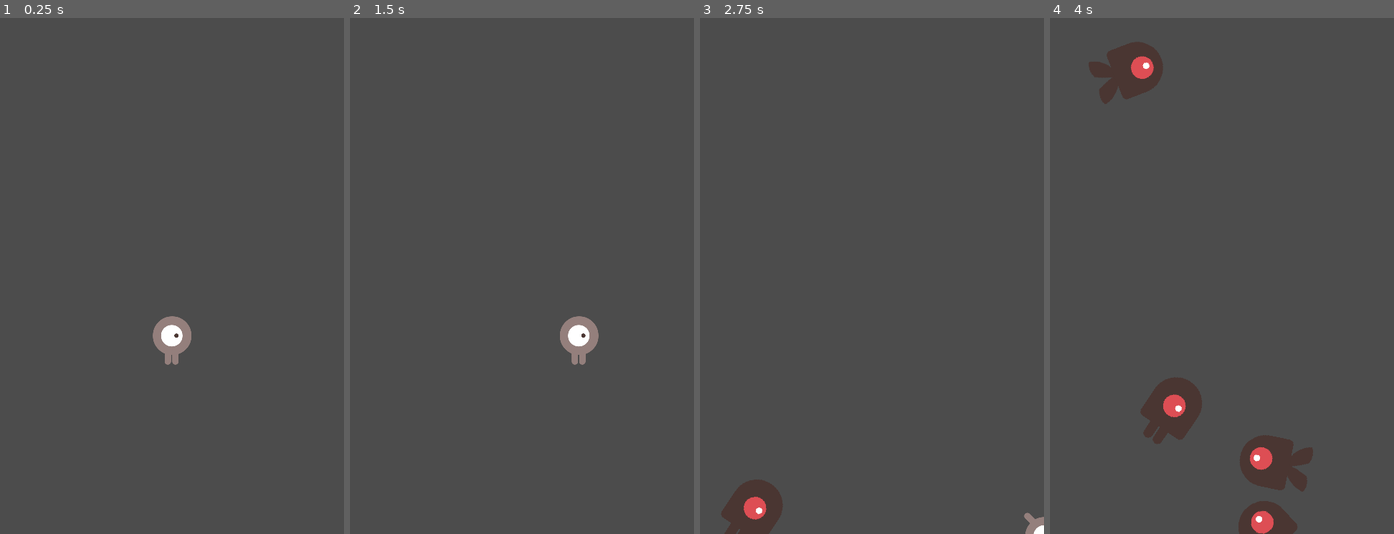
Above: before the commit, frames 1-4 (left to right).
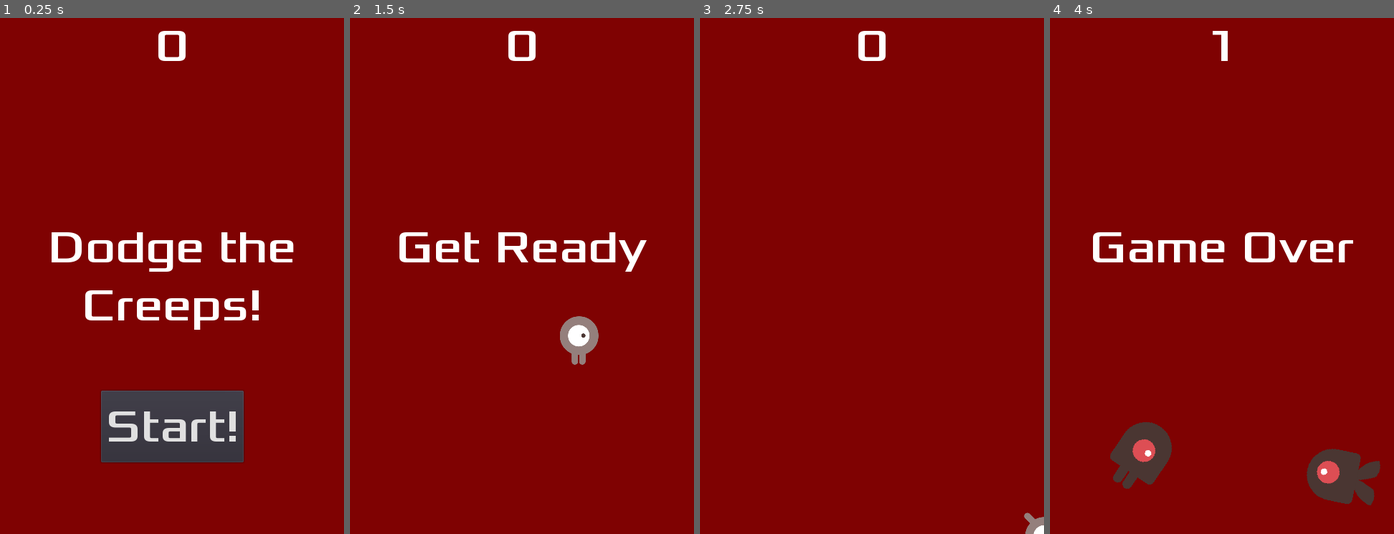
Above: after the commit, the same moments.

Repository: 44351-w23/godot-tutorial-neloe
Game: Godot game, scene res://Main.tscn
Same seed, same stepped clock (60 frames per second), same inputs: the game is played once before the commit and once after it. Before the commit the project has no main scene; this scene is started directly in both runs.
Inputs (mouse positions are in pixels of both pictures, inside the frame that each line leads up to):
- Up to frame 1 (0.25 s): no input
- Up to frame 2 (1.5 s): click (522, 425) at 0.5 s, where only the run after the commit has a clickable "Start!"; tap Enter at 1.25 s; hold Right (move_right) from 1.28 s (still down); tap Space (start_game, bound only after the commit) at 1.35 s
- Up to frame 3 (2.75 s): release Right (move_right) at 2.03 s; hold Down (move_down) from 2.03 s (still down); tap Space (start_game, bound only after the commit) at 2.1 s
- Up to frame 4 (4 s): release Down (move_down) at 2.78 s; hold Right (move_right) 2.78-3.53 s; tap Space (start_game, bound only after the commit) at 2.85, 3.6 s; hold Up (move_up) from 3.53 s (still down)

The runs differ from the first frame. In frame 1, 95% of the frame differs, in the area x 0-100%, y 0-100%; in frame 2, 99%; in frame 3, 100%; in frame 4, 100%.

Commit message:
Finish base tutorial

Diff:
--- /dev/null
+++ b/HUD.gd
@@ -0,0 +1,28 @@
+extends CanvasLayer
+
+signal start_game
+
+func show_message(text):
+	$Message.text = text
+	$Message.show()
+	$MessageTimer.start()
+
+func show_game_over():
+	show_message("Game Over")
+	yield($MessageTimer, 'timeout')
+
+	$Message.text = 'Dodge the\nCreeps!'
+	$Message.show()
+	yield(get_tree().create_timer(1), 'timeout')
+	$StartButton.show()
+
+func update_score(score):
+	$ScoreLabel.text = str(score)
+
+func _on_StartButton_pressed():
+	$StartButton.hide()
+	emit_signal('start_game')
+
+
+func _on_MessageTimer_timeout():
+	$Message.hide()
--- /dev/null
+++ b/HUD.tscn
@@ -0,0 +1,55 @@
+[gd_scene load_steps=6 format=2]
+
+[ext_resource path="res://fonts/Xolonium-Regular.ttf" type="DynamicFontData" id=1]
+[ext_resource path="res://HUD.gd" type="Script" id=2]
+
+[sub_resource type="DynamicFont" id=1]
+size = 64
+font_data = ExtResource( 1 )
+
+[sub_resource type="InputEventAction" id=2]
+action = "start_game"
+
+[sub_resource type="ShortCut" id=3]
+shortcut = SubResource( 2 )
+
+[node name="HUD" type="CanvasLayer"]
+script = ExtResource( 2 )
+
+[node name="ScoreLabel" type="Label" parent="."]
+anchor_right = 1.0
+margin_bottom = 78.0
+custom_fonts/font = SubResource( 1 )
+text = "0"
+align = 1
+
+[node name="Message" type="Label" parent="."]
+anchor_top = 0.5
+anchor_right = 1.0
+anchor_bottom = 0.5
+margin_top = -79.5
+margin_bottom = 79.5
+custom_fonts/font = SubResource( 1 )
+text = "Dodge the Creeps!"
+align = 1
+autowrap = true
+
+[node name="StartButton" type="Button" parent="."]
+anchor_left = 0.5
+anchor_top = 1.0
+anchor_right = 0.5
+anchor_bottom = 1.0
+margin_left = -99.5
+margin_top = -200.0
+margin_right = 99.5
+margin_bottom = -100.0
+custom_fonts/font = SubResource( 1 )
+shortcut = SubResource( 3 )
+text = "Start!"
+
+[node name="MessageTimer" type="Timer" parent="."]
+wait_time = 2.0
+one_shot = true
+
+[connection signal="pressed" from="StartButton" to="." method="_on_StartButton_pressed"]
+[connection signal="timeout" from="MessageTimer" to="." method="_on_MessageTimer_timeout"]
--- a/Main.gd
+++ b/Main.gd
@@ -5,19 +5,27 @@
 
 func _ready():
 	randomize()
-	new_game()
+	#new_game()
 
 func game_over():
 	$ScoreTimer.stop()
 	$MobTimer.stop()
+	$Music.stop()
+	$DeathSound.play()
+	$HUD.show_game_over()
 
 func new_game():
+	get_tree().call_group('mobs', 'queue_free')
 	score = 0
+	$Music.play()
 	$Player.start($StartPosition.position)
 	$StartTimer.start()
+	$HUD.update_score(score)
+	$HUD.show_message("Get Ready")
 
 func _on_ScoreTimer_timeout():
 	score += 1
+	$HUD.update_score(score)
 
 func _on_StartTimer_timeout():
 	$MobTimer.start()
--- a/Main.tscn
+++ b/Main.tscn
@@ -1,8 +1,11 @@
-[gd_scene load_steps=5 format=2]
+[gd_scene load_steps=8 format=2]
 
 [ext_resource path="res://Player.tscn" type="PackedScene" id=1]
 [ext_resource path="res://Main.gd" type="Script" id=2]
 [ext_resource path="res://Mob.tscn" type="PackedScene" id=3]
+[ext_resource path="res://HUD.tscn" type="PackedScene" id=4]
+[ext_resource path="res://art/gameover.wav" type="AudioStream" id=5]
+[ext_resource path="res://art/House In a Forest Loop.ogg" type="AudioStream" id=6]
 
 [sub_resource type="Curve2D" id=1]
 _data = {
@@ -12,6 +15,11 @@
 [node name="Main" type="Node"]
 script = ExtResource( 2 )
 mob_scene = ExtResource( 3 )
+
+[node name="ColorRect" type="ColorRect" parent="."]
+anchor_right = 1.0
+anchor_bottom = 1.0
+color = Color( 0.498039, 0.00784314, 0.00784314, 1 )
 
 [node name="Player" parent="." instance=ExtResource( 1 )]
 
@@ -32,6 +40,16 @@
 
 [node name="MobSpawnPoint" type="PathFollow2D" parent="MobPath"]
 
+[node name="HUD" parent="." instance=ExtResource( 4 )]
+
+[node name="Music" type="AudioStreamPlayer" parent="."]
+stream = ExtResource( 6 )
+
+[node name="DeathSound" type="AudioStreamPlayer" parent="."]
+stream = ExtResource( 5 )
+
+[connection signal="hit" from="Player" to="." method="game_over"]
 [connection signal="timeout" from="MobTimer" to="." method="_on_MobTimer_timeout"]
 [connection signal="timeout" from="ScoreTimer" to="." method="_on_ScoreTimer_timeout"]
 [connection signal="timeout" from="StartTimer" to="." method="_on_StartTimer_timeout"]
+[connection signal="start_game" from="HUD" to="." method="new_game"]
--- a/Mob.tscn
+++ b/Mob.tscn
@@ -30,7 +30,7 @@
 radius = 35.0
 height = 30.0
 
-[node name="Mob" type="RigidBody2D"]
+[node name="Mob" type="RigidBody2D" groups=["mobs"]]
 collision_mask = 0
 gravity_scale = 0.0
 script = ExtResource( 7 )
--- a/Player.gd
+++ b/Player.gd
@@ -48,7 +48,7 @@
 	position.y = clamp(position.y, 0, screen_size.y)
 
 
-func _on_Player_body_entered(body):
+func _on_Player_body_entered(_body):
 	hide()
 	emit_signal('hit')
 	$CollisionShape2D.set_deferred("disabled", true)
--- a/project.godot
+++ b/project.godot
@@ -11,6 +11,7 @@
 [application]
 
 config/name="First Game"
+run/main_scene="res://Main.tscn"
 config/icon="res://icon.png"
 
 [display]
@@ -46,6 +47,11 @@
 "events": [ Object(InputEventKey,"resource_local_to_scene":false,"resource_name":"","device":0,"alt":false,"shift":false,"control":false,"meta":false,"command":false,"pressed":false,"scancode":16777234,"physical_scancode":0,"unicode":0,"echo":false,"script":null)
  ]
 }
+start_game={
+"deadzone": 0.5,
+"events": [ Object(InputEventKey,"resource_local_to_scene":false,"resource_name":"","device":0,"alt":false,"shift":false,"control":false,"meta":false,"command":false,"pressed":false,"scancode":32,"physical_scancode":0,"unicode":0,"echo":false,"script":null)
+ ]
+}
 
 [physics]
 
